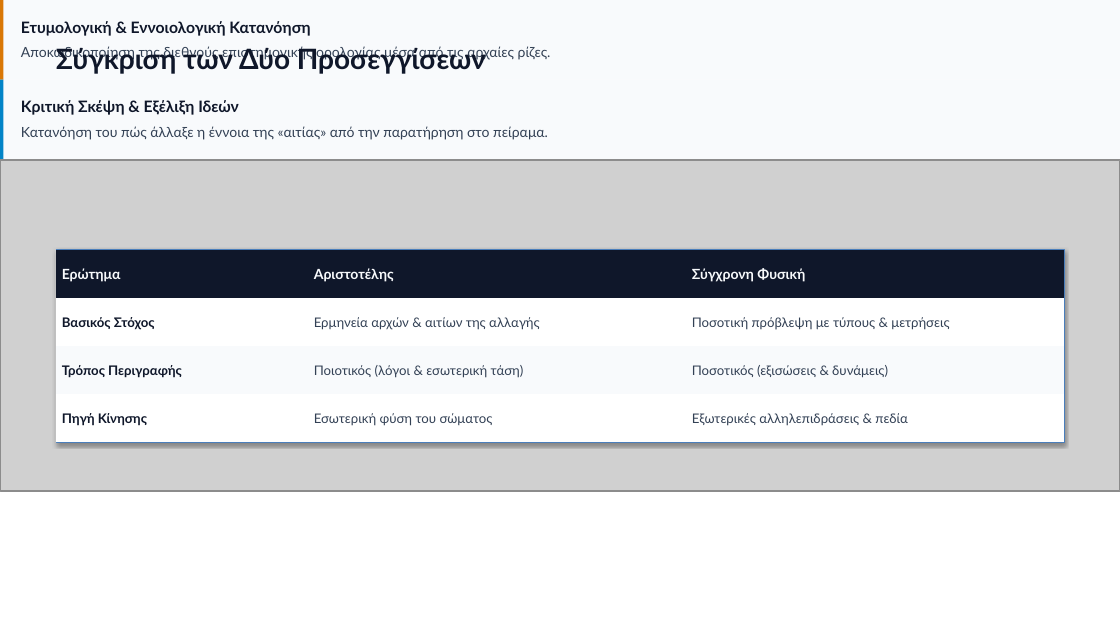
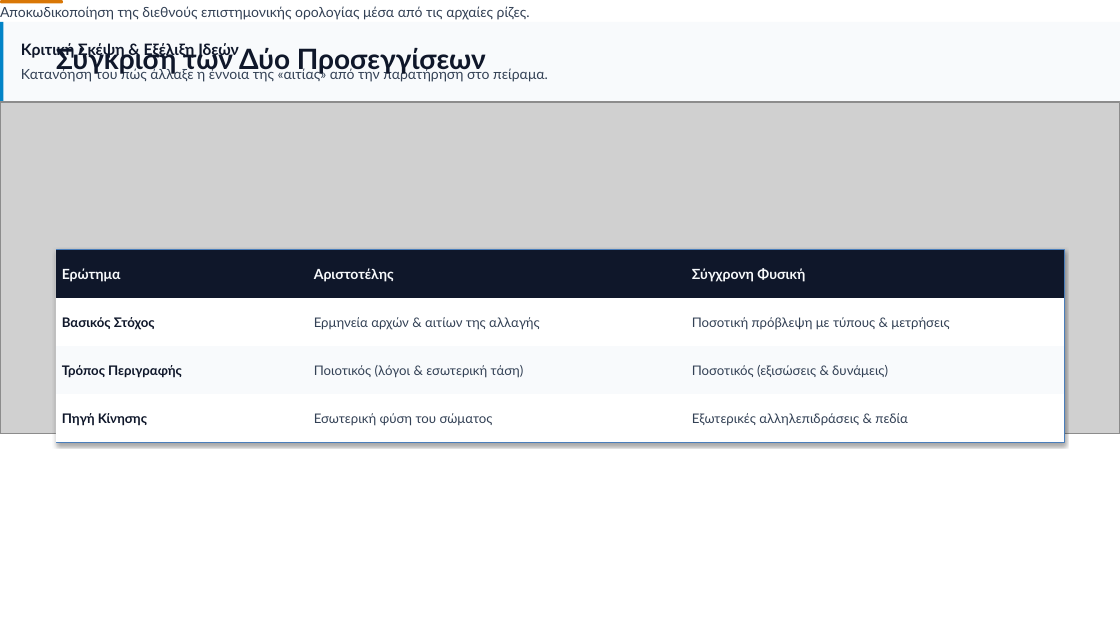
Before and after one commit to phalexandra32-dot/phalexandra32-dot.github.io, a slide deck: slide 18 of public/collaborative/physics-ancient-greek-motion-etymology-presentation.pptx (slide 5 before the commit). Drawn at 1120x630 pixels with LibreOffice and Linux fonts; fonts in the diff are those of the drawing; grey boxes stand for pictures. Boxes give left, top, right and bottom in pixels: in the first picture for what was removed or moved away, otherwise in the second. Text is boxed around its words. In the diff, an @@ line names an element or a change of style, - is before the commit and + after.

```diff
--- a/public/collaborative/physics-ancient-greek-motion-etymology-presentation.pptx
+++ b/public/collaborative/physics-ancient-greek-motion-etymology-presentation.pptx
@@ 2 texts, 1 picture, 1 rectangle: place and size @@
-2 texts, 1 picture, 1 rectangle at [0, 80, 1120, 492]
+2 texts, 1 picture, 1 rectangle at [0, 22, 1120, 434]
@@ text "Αποκωδικοποίηση της διεθνούς επιστημονικής ορολογίας ...": place and size @@
-text "Αποκωδικοποίηση της διεθνούς επιστημονικής ορολογίας ..." at [21, 46, 551, 61]
+text "Αποκωδικοποίηση της διεθνούς επιστημονικής ορολογίας ..." at [0, 6, 530, 20]
@@ rectangle: place and size @@
-rectangle at [0, 0, 1120, 80]
+rectangle at [0, 22, 1120, 102]
@@ rectangle removed at [0, 0, 3, 80] @@
@@ rounded rectangle added at [0, 0, 63, 3], fill #D97706 @@
@@ text removed at [21, 21, 310, 36] @@
-Ετυμολογική & Εννοιολογική Κατανόηση
@@ rectangle removed at [0, 80, 1120, 160] @@
@@ picture: place and size @@
-picture at [1, 160, 1119, 492]
+picture at [1, 103, 1119, 434]
@@ rectangle added at [308, 394, 309, 443], fill #E2E8F0 @@
@@ rectangle added at [686, 394, 687, 443], fill #E2E8F0 @@
```
Also in this commit, not shown: 13 other slides changed, 13 slides added.
